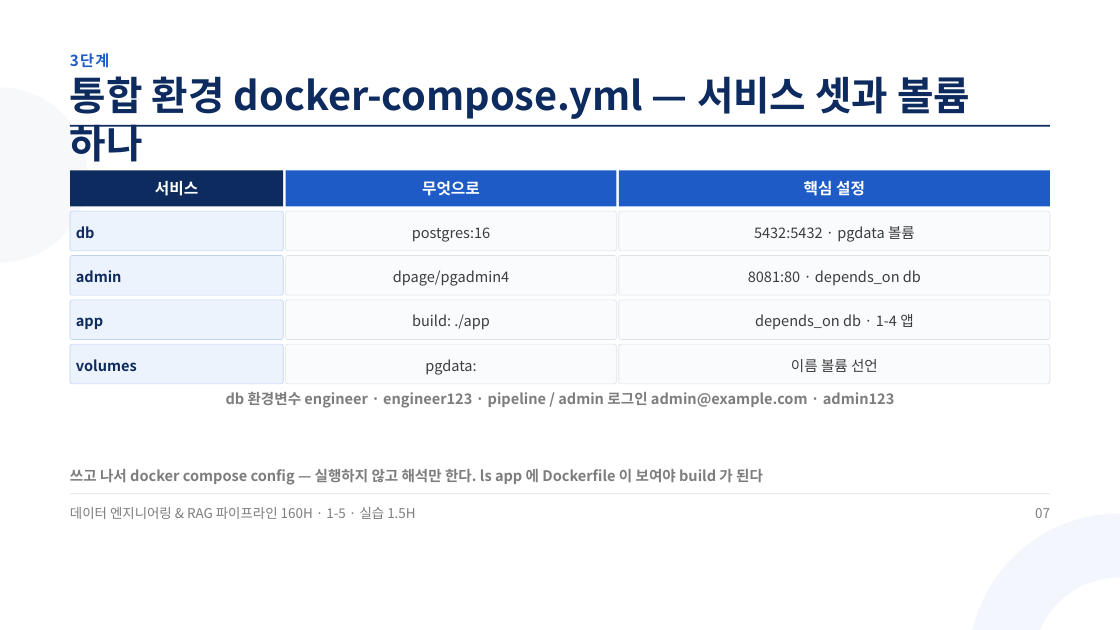
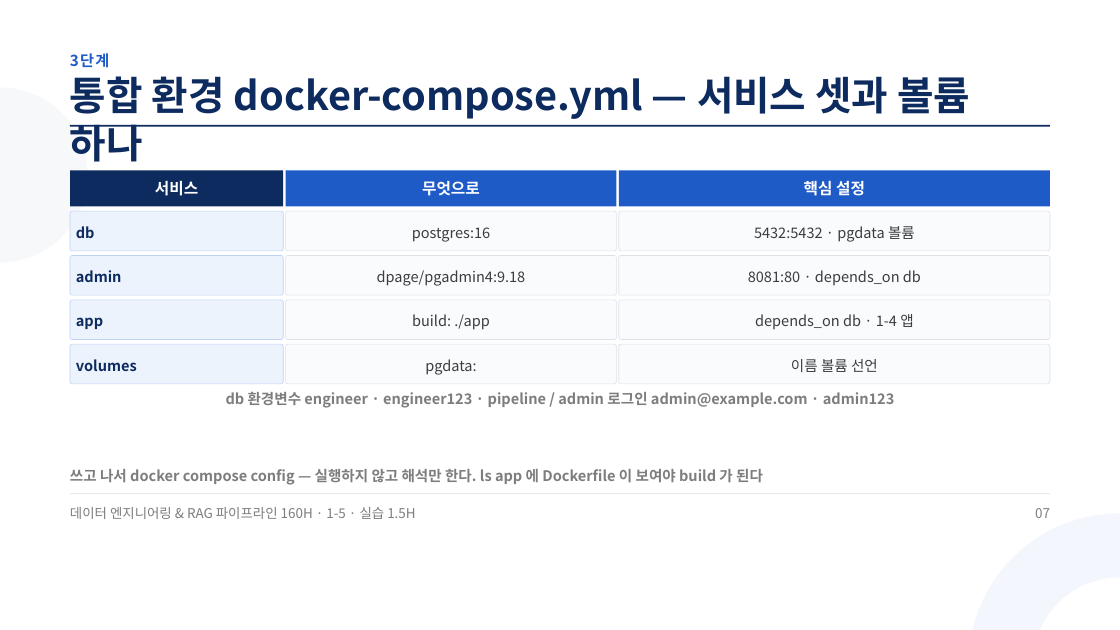
Before and after one commit to aebonlee/materials, a slide deck: slide 7 of data-eng/decks/w1d5s2.pptx. Drawn at 1120x630 pixels with LibreOffice and Linux fonts; fonts in the diff are those of the drawing. Boxes give left, top, right and bottom in pixels: in the first picture for what was removed or moved away, otherwise in the second. Text is boxed around its words. In the diff, an @@ line names an element or a change of style, - is before the commit and + after.

```diff
--- a/data-eng/decks/w1d5s2.pptx
+++ b/data-eng/decks/w1d5s2.pptx
@@ text at bbox=[377, 270, 526, 286]: text changed @@
-dpage/pgadmin4
+dpage/pgadmin4:9.18
```
Also in this commit, not shown: 7 other files.
